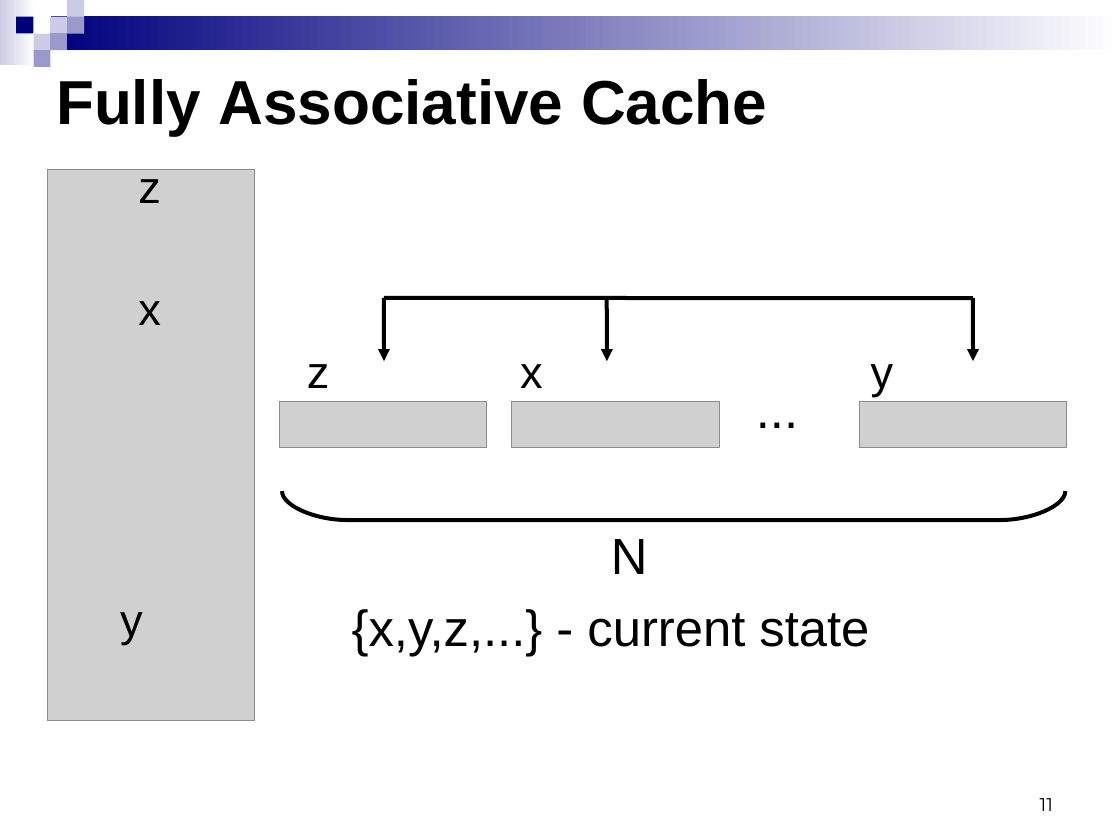
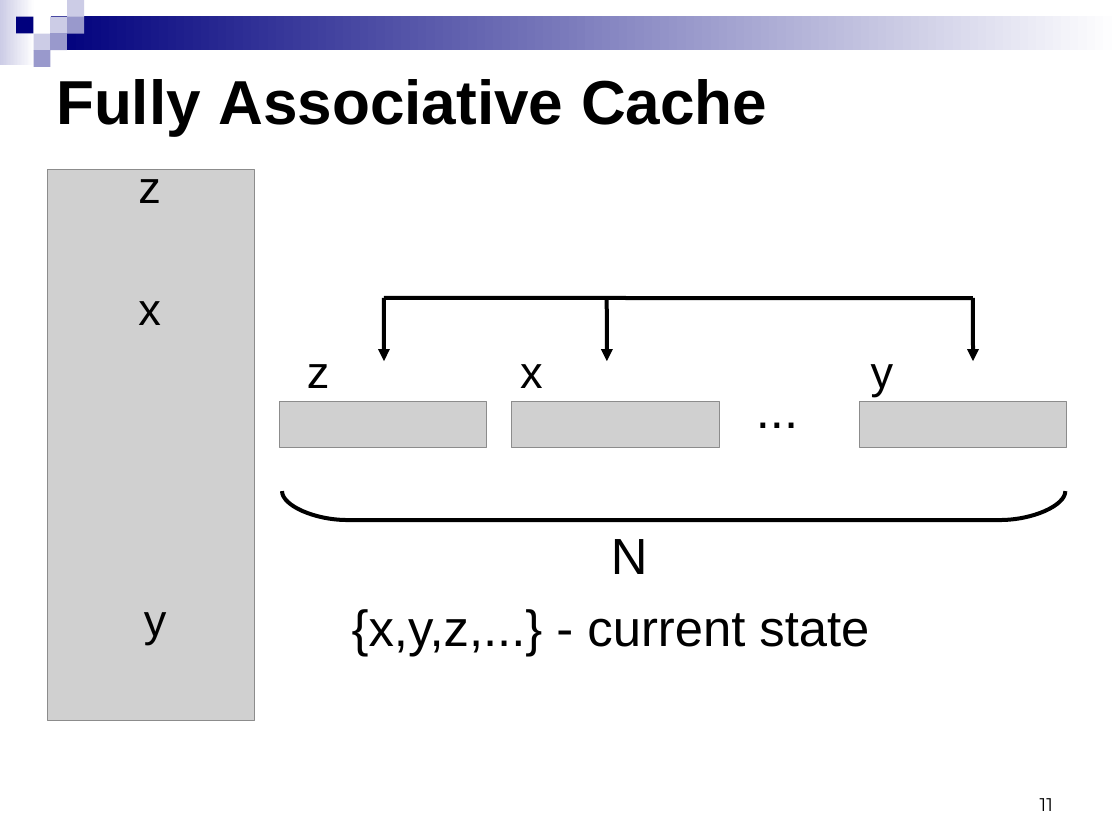
Before and after one commit to kornevgen/tesla-project, a slide deck: slide 11 of papers/unpublished/SummerSchool09/sumsch09-3.ppt. Drawn at 1120x840 pixels with LibreOffice and Linux fonts; fonts in the diff are those of the drawing; grey boxes stand for pictures. Boxes give left, top, right and bottom in pixels: in the first picture for what was removed or moved away, otherwise in the second. Text is boxed around its words. In the diff, an @@ line names an element or a change of style, - is before the commit and + after.

```diff
--- a/papers/unpublished/SummerSchool09/sumsch09-3.ppt
+++ b/papers/unpublished/SummerSchool09/sumsch09-3.ppt
@@ text "y": place and size @@
-text "y" at bbox=[120, 612, 143, 645]
+text "y" at bbox=[144, 612, 167, 645]
```
Also in this commit, not shown: 8 other slides changed, 2 slides added.
